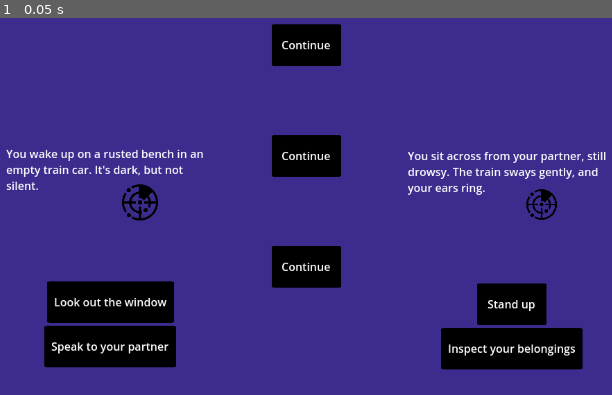
Above: before the commit, frame 1.
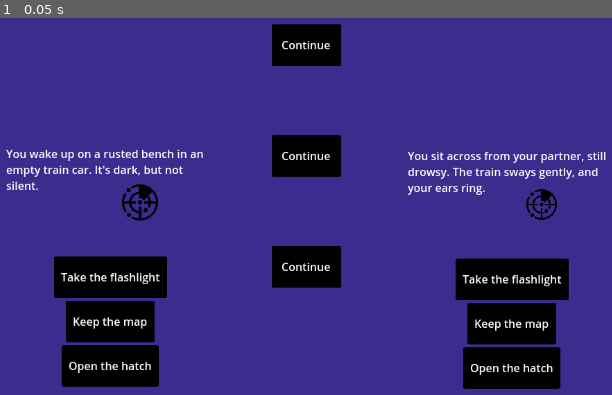
Above: after the commit, the same moment.

Repository: abhikhasnain1/QRF-Project
Game: Godot game, scene res://Scenes/Main.tscn
Same seed, same stepped clock (60 frames per second), same inputs: the game is played once before the commit and once after it. The project has no main scene, so this scene is started directly.
Inputs:
- Up to frame 1 (0.05 s): no input

The runs differ from the first frame. In frame 1, 8.5% of the frame differs, in the area x 7-96%, y 63-99%.

Commit message:
Co-op choice button animation working

Diff:
--- a/Dialogue/sample_narrative.json
+++ b/Dialogue/sample_narrative.json
@@ -3,13 +3,14 @@
 	"text_p1": "You wake up on a rusted bench in an empty train car. It's dark, but not silent.",
 	"text_p2": "You sit across from your partner, still drowsy. The train sways gently, and your ears ring.",
 	"choices_p1": [
-	  { "text": "Look out the window", "next": "look_window" },
-	  { "text": "Speak to your partner", "next": "speak_partner" }
-	],
-	"choices_p2": [
-	  { "text": "Stand up", "next": "stand_up" },
-	  { "text": "Inspect your belongings", "next": "check_bag" }
-	]
+  { "text": "Take the flashlight", "next": "flashlight_branch", "triggers": ["lock_out_choice:Take the flashlight"] },
+  { "text": "Keep the map", "next": "map_branch", "triggers": ["lock_out_choice:Keep the map"] },
+  { "text": "Open the hatch", "next": "hatch_branch", "triggers": ["lock_out_choice:Open the hatch"] }
+], "choices_p2": [
+  { "text": "Take the flashlight", "next": "flashlight_branch", "triggers": ["lock_out_choice:Take the flashlight"] },
+  { "text": "Keep the map", "next": "map_branch", "triggers": ["lock_out_choice:Keep the map"] },
+  { "text": "Open the hatch", "next": "hatch_branch", "triggers": ["lock_out_choice:Open the hatch"] }
+]
   },
 
   "look_window": {
--- a/Scenes/ChoiceButton.tscn
+++ b/Scenes/ChoiceButton.tscn
@@ -24,6 +24,7 @@
 size_flags_horizontal = 4
 size_flags_vertical = 4
 script = ExtResource("1_6ukqj")
+choice_text = null
 owner_player_id = 0
 
 [node name="Container" type="PanelContainer" parent="."]
--- a/Scenes/Main.tscn
+++ b/Scenes/Main.tscn
@@ -45,7 +45,7 @@
 [node name="DialogueSystem" type="Node" parent="."]
 script = ExtResource("3_rgh2o")
 
-[node name="TriggerDispatcher" type="Node" parent="."]
+[node name="TriggerDispatcher" type="Node" parent="DialogueSystem"]
 script = ExtResource("4_pbw6q")
 
 [node name="SharedControlPanel" parent="." instance=ExtResource("5_pbw6q")]
--- a/Scenes/SharedControlPanel.tscn
+++ b/Scenes/SharedControlPanel.tscn
@@ -18,9 +18,12 @@
 
 [node name="MapButton" parent="VBoxContainer" instance=ExtResource("1_ba6po")]
 layout_mode = 2
+choice_text = null
 
 [node name="SettingsButton" parent="VBoxContainer" instance=ExtResource("1_ba6po")]
 layout_mode = 2
+choice_text = null
 
 [node name="InventoryButton" parent="VBoxContainer" instance=ExtResource("1_ba6po")]
 layout_mode = 2
+choice_text = null
--- a/Scenes/player_ui_panel.tscn
+++ b/Scenes/player_ui_panel.tscn
@@ -80,6 +80,7 @@
 layout_mode = 2
 size_flags_horizontal = 1
 size_flags_vertical = 3
+choice_text = null
 owner_player_id = -1
 
 [node name="WaitingLabel" type="Label" parent="VBoxContainer"]
--- a/Scripts/ChoiceButton.gd
+++ b/Scripts/ChoiceButton.gd
@@ -1,16 +1,15 @@
 # ChoiceButton.gd
 @tool
+class_name ChoiceButton
+extends "res://Scripts/Interactable.gd"
 
-extends "res://Scripts/Interactable.gd"
-class_name ChoiceButton
 
 
 # Inherits Interactable behavior
 @export var choice_id: String = ""
-@export var triggers: Array[String] = []
+@export var choice_text: String = ""
 
-
-signal chosen(choice_id: String, player_id: int)
+signal chosen(choice_id: String, player_id: int, triggers: Array)
 
 @onready var label: Label = $Container/MarginContainer/Label
 @onready var anim: AnimationPlayer = $AnimationPlayer
@@ -18,9 +17,13 @@
 func set_text(text: String) -> void:
 	$Container/MarginContainer/Label.text = text
 
+func _init():
+	print("✅ ChoiceButton.gd script is initializing.")
+
 func _ready():
 	add_to_group("ui_interactable")
 	print("✅ Added to group:", self.name)
+	print(triggers)
 
 
 func on_cursor_hover(cursor):
@@ -36,8 +39,9 @@
 	if _is_owned_by(cursor.player_id):
 		play_effect(ButtonEffect.RESET)
 		#anim.play("chosen")
-		print("✅ Choice pressed:", choice_id, "by player", cursor.player_id)
-		emit_signal("chosen", choice_id, cursor.player_id)
+		print("✅ Choice pressed:", choice_id, "by player", cursor.player_id, triggers)
+		print(triggers)
+		emit_signal("chosen", choice_id, cursor.player_id, triggers)
 	else:
 		play_effect(ButtonEffect.DENY)
 		#anim.play("denied")
@@ -56,7 +60,14 @@
 	tween.tween_property(self, "position:x", position.x + 10, 0.05)
 	tween.tween_property(self, "position:x", position.x, 0.05)
 
+func play_disappear_and_free():
+	var tween = create_tween()
+	tween.tween_property(self, "modulate:a", 0.0, 0.2)
+	tween.tween_property(self, "scale", Vector2(0.8, 0.8), 0.2)
+	tween.tween_callback(func(): queue_free())
+
 enum ButtonEffect { HOVER, RESET, DENY }
+
 
 func play_effect(effect: ButtonEffect):
 	match effect:
--- a/Scripts/Cursor2D.gd
+++ b/Scripts/Cursor2D.gd
@@ -66,6 +66,7 @@
 
 func _handle_interaction():
 	if Input.is_action_just_pressed(interact_action):
+
 		print(player_id, interact_action)
 		var under = get_control_under_cursor()
 		if under and under.has_method("on_cursor_interact"):
--- a/Scripts/DialogueSystem.gd
+++ b/Scripts/DialogueSystem.gd
@@ -1,6 +1,7 @@
 # DialogueSystem.gd
 extends Node
 class_name DialogueSystem
+
 
 var dialogue_data: Dictionary = {}
 #var current_node_id: String = ""
@@ -19,10 +20,14 @@
 @export_node_path var player_ui_2_path: NodePath = "../PlayerUIPanel2"
 @onready var player_ui_1 = get_node(player_ui_1_path)
 @onready var player_ui_2 = get_node(player_ui_2_path)
-@export var trigger_dispatcher_path: NodePath = "../TriggerDispatcher"
+@export var trigger_dispatcher_path: NodePath = "../DialogueSystem/TriggerDispatcher"
 @onready var trigger_dispatcher = get_node(trigger_dispatcher_path)
 
 func _ready():
+	print("🧠 Trigger Dispatcher node?", trigger_dispatcher)
+	trigger_dispatcher.player_ui_1 = player_ui_1
+	trigger_dispatcher.player_ui_2 = player_ui_2
+
 	load_dialogue("res://Dialogue/sample_narrative.json")
 	#call_deferred("load_node", "start")
 	call_deferred("load_node", "start", 0)
@@ -42,9 +47,18 @@
 	else:
 		load_node(_next_node_id, player_id)
 
-func _on_choice_selected(next_node_id: String, player_id: int):
+func _on_choice_selected(next_node_id: String, player_id: int, triggers: Array):
+	#var node = dialogue_data.get(next_node_id, {})
+
 	load_node(next_node_id, player_id)
 	print("📥 Player", player_id, "chose", next_node_id)
+
+	for trigger in triggers:
+		print("📦 Dispatching trigger from choice:", trigger)
+		trigger_dispatcher.dispatch(trigger, player_id)
+
+
+
 
 func load_dialogue(json_path: String):
 	var file = FileAccess.open(json_path, FileAccess.READ)
@@ -52,6 +66,7 @@
 	file.close()
 
 func load_node(node_id: String, player_id: int):
+
 	if player_id != -1:
 		current_node_ids[player_id] = node_id
 
@@ -88,6 +103,7 @@
 
 	# Triggers
 	for trigger in node.get("triggers", []):
+		print(trigger)
 		trigger_dispatcher.dispatch(trigger)
 		emit_signal("trigger_fired", trigger)
 
--- a/Scripts/Interactable.gd
+++ b/Scripts/Interactable.gd
@@ -1,8 +1,10 @@
 # Interactable.gd
+class_name Interactable
 extends Control
-class_name Interactable
+
 
 @export var owner_player_id: int = -1  # -1 = shared
+@export var triggers: Array = []
 
 signal hovered(cursor)
 signal interacted(cursor)
--- a/Scripts/PlayerUIPanel.gd
+++ b/Scripts/PlayerUIPanel.gd
@@ -33,34 +33,54 @@
 		continue_button.visible = true
 	else:
 		continue_button.visible = false
+
 		for choice_data in choices:
 			var choice_button = choice_button_scene.instantiate()
+			print("Attempting to assign triggers:", choice_data.get("triggers", []))
+			print("Actual script class name:", choice_button.get_script().get_class())
+
+			print("🔍 Instantiated button:", choice_button)
+			print("🔍 Script attached:", choice_button.get_script())
+			print("🔍 Has 'triggers'?", "triggers" in choice_button)
+			print(choice_button.triggers)
+			choice_button.choice_text = choice_data.text
 			choice_button.set_text(choice_data.text)
 			choice_button.choice_id = choice_data.next
 			choice_button.owner_player_id = player_id
+			choice_button.triggers = choice_data.get("triggers")
+			print(choice_button.triggers)
 			choice_button.connect("chosen", Callable(self, "_on_choice_selected"))
 			var connected = choice_button.is_connected("chosen", Callable(self, "_on_choice_selected"))
 			print("🔌 Connected to ChoiceButton?", connected)
 			choice_container.add_child(choice_button)
 
-			print("👀 Spawned choice:", choice_data.text)
+			print("👀 Spawned choice:", choice_data.text, choice_data.triggers)
 
 func clear_buttons() -> void:
 	for child in choice_container.get_children():
 		child.queue_free()
 	continue_button.visible = false
 
+func remove_choice(choice_id: String):
+	for button in choice_container.get_children():
+		print("🔍 Button has choice_id: ", button.choice_id)
+		print("Trigger trying to remove choice_id:", choice_id)
+		if button.choice_text == choice_id:
+			print("🗑 Removing button:", button.choice_id)
+			button.play_disappear_and_free()
+			return
+
 func _on_continue_pressed() -> void:
 	emit_signal("continue_requested")
 
-func _on_choice_selected(choice_id: String, selected_player_id: int) -> void:
+func _on_choice_selected(choice_id: String, selected_player_id: int, triggers: Array) -> void:
 
 	# Confirm the right player made the choice
 	if selected_player_id != player_id:
 		print(selected_player_id, " is not equal to ", player_id )
 		return
 	print("📤 Emitting choice to DialogueSystem:", choice_id)
-	emit_signal("choice_selected", choice_id, player_id)
+	emit_signal("choice_selected", choice_id, player_id, triggers)
 
 func set_waiting_for_sync(waiting: bool) -> void:
 	waiting_label.visible = waiting
--- a/Scripts/TriggerDispatcher.gd
+++ b/Scripts/TriggerDispatcher.gd
@@ -2,18 +2,37 @@
 extends Node
 class_name TriggerDispatcher
 
-func dispatch(trigger_name: String, player_id := -1):
-	match trigger_name:
-		"reveal_map":
-			_show_shared_ui("MapButton")
-		"open_inventory":
-			_show_shared_ui("InventoryButton")
-		"give_item_sword":
-			GameState.player_data[player_id]["inventory"].append("sword")
-		"unlock_gate":
-			GameState.set_flag("gate_unlocked", true)
-		_:
-			print("Unhandled trigger: ", trigger_name)
+var player_ui_1: Node
+var player_ui_2: Node
+
+func dispatch(trigger_name: String, player_id : int):
+	print("🔌 Player panels available?", player_ui_1 != null, player_ui_2 != null)
+	print("🎯 Trigger received:", trigger_name, "from Player", player_id)
+	if trigger_name.begins_with("lock_out_choice"):
+		print(trigger_name)
+		var choice_id = trigger_name.get_slice(":", 1)
+		print("This is the trigger: ", choice_id)
+		if player_id == 0:
+			var target_panel = player_ui_2
+			print("The player is ", player_id, "and their panel is ", target_panel)
+			target_panel.remove_choice(choice_id)
+		else:
+			print(trigger_name)
+			var target_panel = player_ui_1
+			print("The player is ", player_id, "and their panel is ", target_panel)
+			target_panel.remove_choice(choice_id)
+	#match trigger_name:
+		#
+		#"reveal_map":
+			#_show_shared_ui("MapButton")
+		#"open_inventory":
+			#_show_shared_ui("InventoryButton")
+		#"give_item_sword":
+			#GameState.player_data[player_id]["inventory"].append("sword")
+		#"unlock_gate":
+			#GameState.set_flag("gate_unlocked", true)
+		#_:
+			#print("Unhandled trigger: ", trigger_name)
 
 func _show_shared_ui(button_name: String):
 	var shared_ui = get_node("../SharedControlPanel")  # adjust if needed
